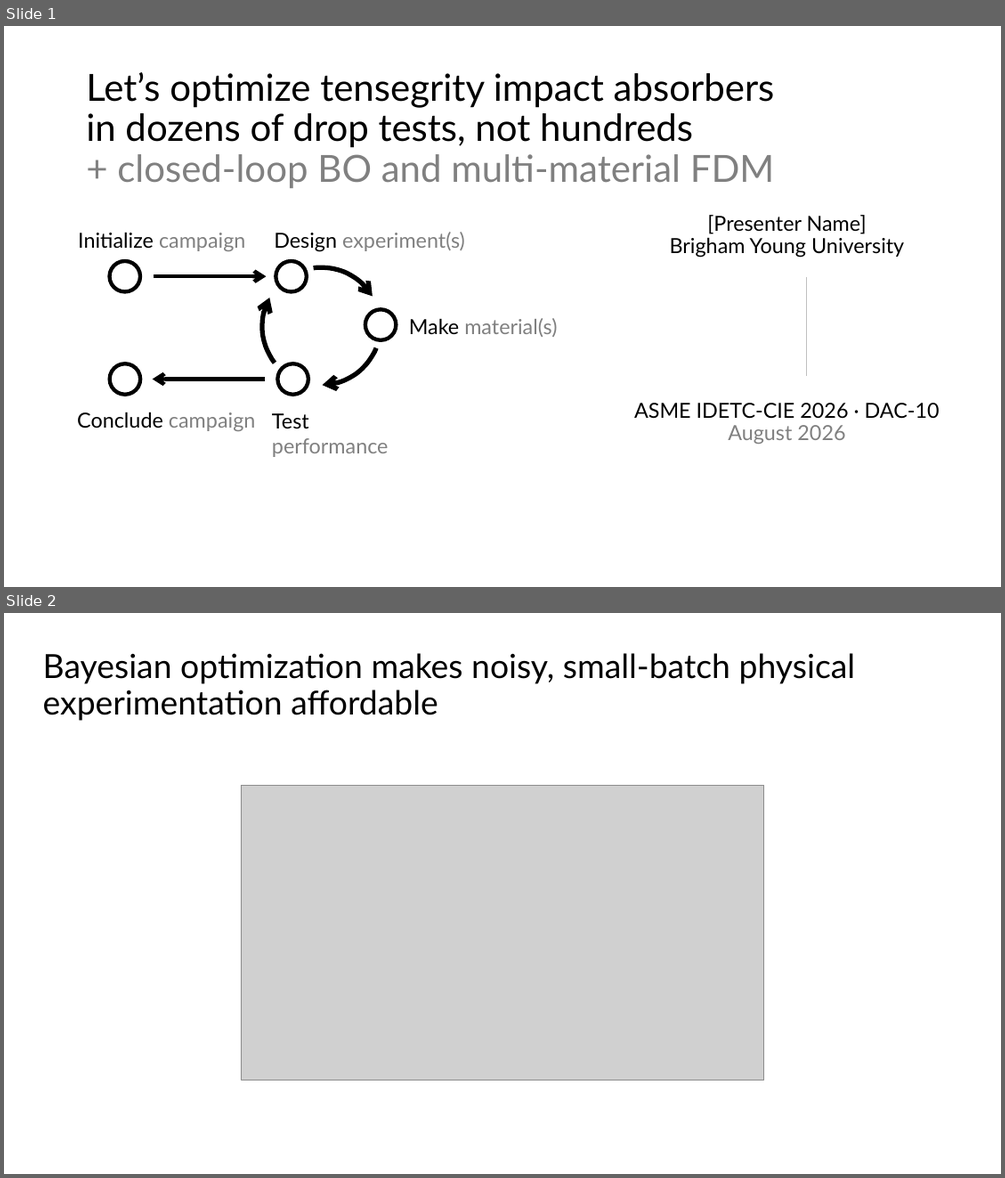
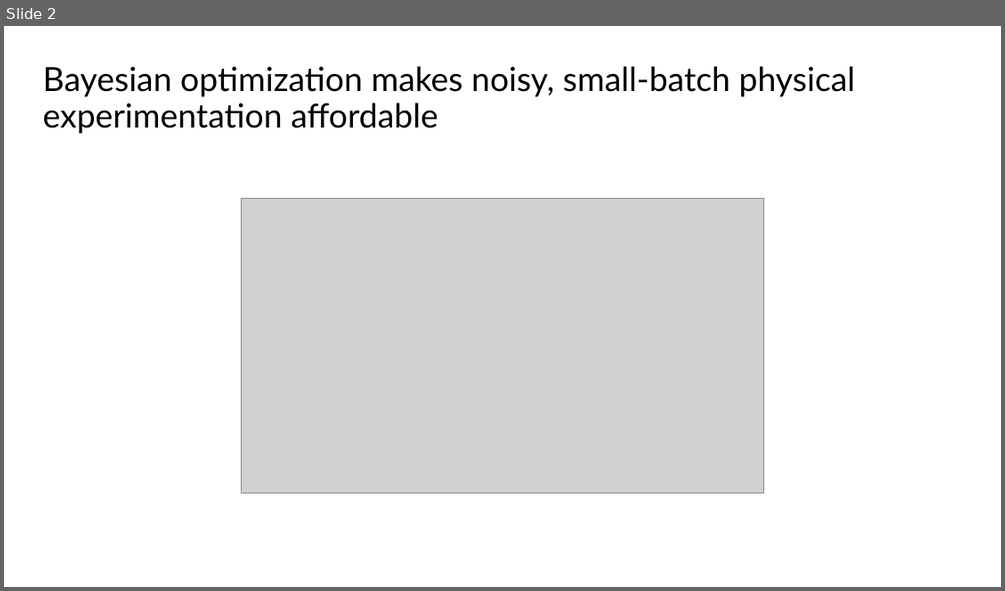
Before and after one commit to vertical-cloud-lab/tensegrity-optimization, a slide deck: presentation/emc2026-idetc-demo.pptx. Shown one above the other, each under a label of ours: slides 1 and 2 before the commit, slide 2 after it. The pictures are 1005x1178 and 1005x591 pixels, drawn with LibreOffice and Linux fonts; fonts in the diff are those of the drawing; grey boxes stand for pictures; background and template pictures are left out. Boxes give left, top, right and bottom in pixels: in the first picture for what was removed or moved away, otherwise in the second. Text is boxed around its words. In the diff, an @@ line names an element or a change of style, - is before the commit and + after.

```diff
--- a/presentation/emc2026-idetc-demo.pptx
+++ b/presentation/emc2026-idetc-demo.pptx
@@ slide 1 removed at <box>4,26,1001,587</box>, background #FFFFFF @@
@@ text removed at <box>86,72,775,188</box> @@
-Let’s optimize tensegrity impact absorbers
-in dozens of drop tests, not hundreds
-+ closed-loop BO and multi-material FDM
@@ text removed at <box>634,215,939,443</box> @@
-[Presenter Name]
-Brigham Young University
-ASME IDETC-CIE 2026 · DAC-10
-August 2026
@@ line removed from (807, 276) to (807, 375) @@
@@ group removed at <box>77,232,557,457</box>: 5 texts, 5 ellipses, 3 freeform shapes, 2 arrows @@
-Test performance
-Design experiment(s)
-Make material(s)
-Initialize campaign
-Conclude campaign
```
Also in this commit, not shown: 1 slide added, 38 other files.
